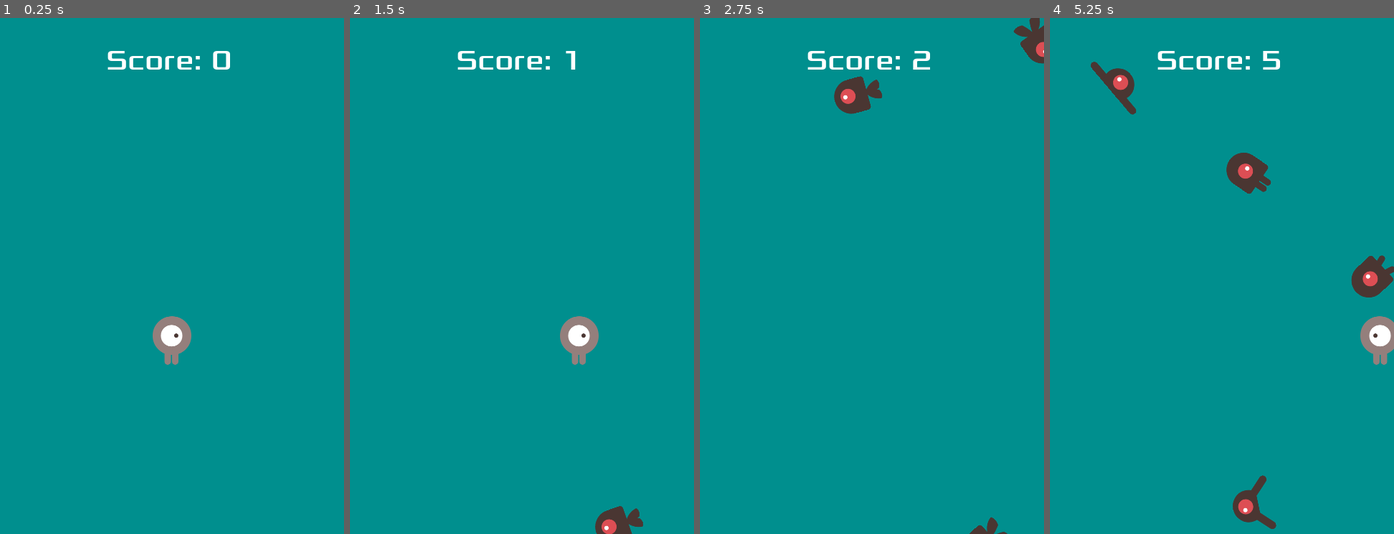
Above: before the commit, frames 1-4 (left to right).
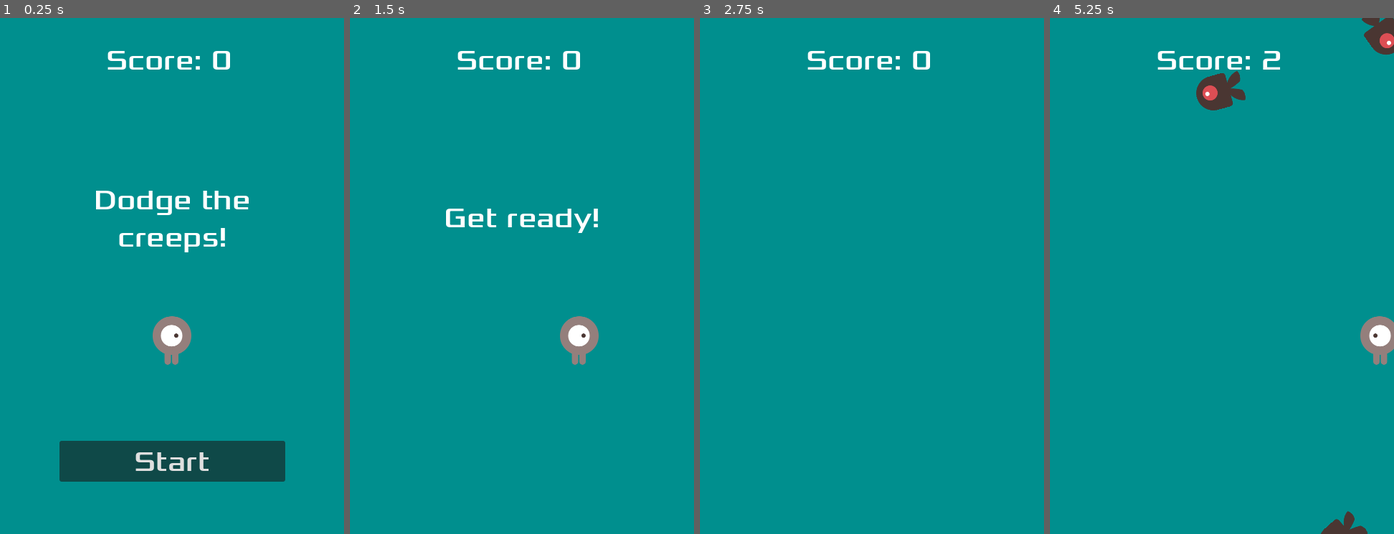
Above: after the commit, the same moments.

Repository: Soremwar/godot_examples
Game: Godot game, scene res://main.tscn
Two runs of this game, one before a commit and one after it. Both use one fixed random seed, a clock stepped at 60 frames per second and the inputs below.
Inputs (mouse positions are in pixels of both pictures, inside the frame that each line leads up to):
- Up to frame 1 (0.25 s): no input
- Up to frame 2 (1.5 s): click (522, 461) at 0.5 s, where only the run after the commit has a clickable "Start"; hold Right (move_right) from 1.28 s (still down)
- Up to frame 3 (2.75 s): release Right (move_right) at 2.03 s; hold Down (move_down) from 2.03 s (still down)
- Up to frame 4 (5.25 s): release Down (move_down) at 2.78 s; hold Right (move_right) 2.78-3.53 s; hold Up (move_up) 3.53-4.28 s; hold Left (move_left) from 4.28 s (still down)

The runs differ from the first frame. In frame 1, 6.3% of the frame differs, in the area x 17-83%, y 33-90%; in frame 2, 1.3%; in frame 3, 1.4%; in frame 4, 4.1%.

Commit message:
by_memory_2d: Complete 2d tutorial by memory

Diff:
--- a/by_memory_2d/UI.gd
+++ b/by_memory_2d/UI.gd
@@ -10,6 +10,5 @@
 func _process(_delta):
 	pass
 
-
 func set_score(score: int):
 	$Score.text = "Score: %d" % score
--- /dev/null
+++ b/by_memory_2d/assets/themes/ui.tres
@@ -0,0 +1,7 @@
+[gd_resource type="Theme" load_steps=2 format=3 uid="uid://djcwpwrybdl2o"]
+
+[ext_resource type="FontFile" uid="uid://bqsbcr0o6g3yo" path="res://assets/fonts/Xolonium-Regular.ttf" id="1_rxf70"]
+
+[resource]
+default_font = ExtResource("1_rxf70")
+default_font_size = 40
--- a/by_memory_2d/main.gd
+++ b/by_memory_2d/main.gd
@@ -2,41 +2,67 @@
 
 var MIN_MOB_SPEED = 150.0
 var MAX_MOB_SPEED = 250.0
+var TITLE = "Dodge the creeps!"
 
 @export var mob_scene: PackedScene
 
 var score: int
 
 
-func update_UI():
+func update_HUD():
 	$UI.set_score(score)
 
 
 func start_game():
 	score = 0
+
+	get_tree().call_group("mobs", "queue_free")
+	$UI/Message.text = "Get ready!"
+	$UI/StartButton.hide()
 	$Player.start($PlayerInitialPosition.position)
-	update_UI()
+	$Music.play()
 
+	# Reflect score reset
+	update_HUD()
+
+	await get_tree().create_timer(2.0).timeout
+
+	$UI/Message.hide()
 	$MobTimer.start()
 	$ScoreTimer.start()
 
 
 func game_over():
+	$Music.stop()
+	$DeathSound.play()
+
 	$MobTimer.stop()
 	$ScoreTimer.stop()
 
+	$UI/Message.text = "Game over"
+	$UI/Message.show()
 
-# Called when the node enters the scene tree for the first time.
-func _ready():
-	start_game()
+	await get_tree().create_timer(2.0).timeout
+
+	$DeathSound.stop()
+	$Player.start($PlayerInitialPosition.position)
+	$Player.show()
+	$UI/Message.text = TITLE
+	$UI/StartButton.show()
 
 
-# Called every frame. 'delta' is the elapsed time since the previous frame.
+func _ready():
+	$Player.start($PlayerInitialPosition.position)
+	$UI/Message.text = TITLE
+
+
 func _process(_delta):
-	update_UI()
+	update_HUD()
 
 
 func _on_player_hit():
+	# Hide it, don't kill it
+	$Player.hide()
 	game_over()
 
 
@@ -61,3 +87,7 @@
 
 func _on_score_timer_timeout():
 	score += 1
+
+
+func _on_button_pressed():
+	start_game()
--- a/by_memory_2d/main.tscn
+++ b/by_memory_2d/main.tscn
@@ -1,14 +1,12 @@
-[gd_scene load_steps=8 format=3 uid="uid://becc7q6vesnvk"]
+[gd_scene load_steps=9 format=3 uid="uid://becc7q6vesnvk"]
 
 [ext_resource type="Script" path="res://main.gd" id="1_0ovi2"]
 [ext_resource type="PackedScene" uid="uid://cpihhhmlit8x8" path="res://player.tscn" id="1_h8gx7"]
 [ext_resource type="PackedScene" uid="uid://biaq88j656pcr" path="res://mob.tscn" id="2_tw6u8"]
 [ext_resource type="Script" path="res://UI.gd" id="3_jcvny"]
-[ext_resource type="FontFile" uid="uid://bqsbcr0o6g3yo" path="res://fonts/Xolonium-Regular.ttf" id="3_ufll7"]
-
-[sub_resource type="Theme" id="Theme_4uw1e"]
-default_font = ExtResource("3_ufll7")
-default_font_size = 40
+[ext_resource type="Theme" uid="uid://djcwpwrybdl2o" path="res://assets/themes/ui.tres" id="4_3e83s"]
+[ext_resource type="AudioStream" uid="uid://du13liqbm065j" path="res://assets/sound/House In a Forest Loop.ogg" id="6_u2d73"]
+[ext_resource type="AudioStream" uid="uid://dyfl5sifhi05j" path="res://assets/sound/gameover.wav" id="7_3s65c"]
 
 [sub_resource type="Curve2D" id="Curve2D_6xypl"]
 _data = {
@@ -38,8 +36,44 @@
 offset_right = 16.0
 offset_bottom = 57.0
 grow_horizontal = 2
-theme = SubResource("Theme_4uw1e")
+theme = ExtResource("4_3e83s")
 text = "Score: 0"
+horizontal_alignment = 1
+vertical_alignment = 1
+
+[node name="Message" type="Label" parent="UI"]
+anchors_preset = 8
+anchor_left = 0.5
+anchor_top = 0.5
+anchor_right = 0.5
+anchor_bottom = 0.5
+offset_left = -175.0
+offset_top = -107.0
+offset_right = 176.0
+offset_bottom = -55.0
+grow_horizontal = 2
+grow_vertical = 2
+theme = ExtResource("4_3e83s")
+text = "Azopotamadre
+"
+horizontal_alignment = 1
+vertical_alignment = 1
+autowrap_mode = 2
+
+[node name="StartButton" type="Button" parent="UI"]
+anchors_preset = 7
+anchor_left = 0.5
+anchor_top = 1.0
+anchor_right = 0.5
+anchor_bottom = 1.0
+offset_left = -157.5
+offset_top = -130.0
+offset_right = 157.5
+offset_bottom = -73.0
+grow_horizontal = 2
+grow_vertical = 0
+theme = ExtResource("4_3e83s")
+text = "Start"
 
 [node name="Player" parent="." instance=ExtResource("1_h8gx7")]
 position = Vector2(0, 0)
@@ -57,6 +91,13 @@
 [node name="PlayerInitialPosition" type="Marker2D" parent="."]
 position = Vector2(240, 450)
 
+[node name="Music" type="AudioStreamPlayer" parent="."]
+stream = ExtResource("6_u2d73")
+
+[node name="DeathSound" type="AudioStreamPlayer" parent="."]
+stream = ExtResource("7_3s65c")
+
+[connection signal="pressed" from="UI/StartButton" to="." method="_on_button_pressed"]
 [connection signal="hit" from="Player" to="." method="_on_player_hit"]
 [connection signal="timeout" from="MobTimer" to="." method="_on_mob_timer_timeout"]
 [connection signal="timeout" from="ScoreTimer" to="." method="_on_score_timer_timeout"]
--- a/by_memory_2d/mob.tscn
+++ b/by_memory_2d/mob.tscn
@@ -1,12 +1,12 @@
 [gd_scene load_steps=10 format=3 uid="uid://biaq88j656pcr"]
 
 [ext_resource type="Script" path="res://mob.gd" id="1_3aw0w"]
-[ext_resource type="Texture2D" uid="uid://cr7g5ro8fw7gq" path="res://art/enemyFlyingAlt_1.png" id="1_w5qsh"]
-[ext_resource type="Texture2D" uid="uid://8appi326bme7" path="res://art/enemyFlyingAlt_2.png" id="2_dswdx"]
-[ext_resource type="Texture2D" uid="uid://cb6fd6xhdl0ft" path="res://art/enemySwimming_1.png" id="3_khqms"]
-[ext_resource type="Texture2D" uid="uid://csfqg462vmcgv" path="res://art/enemySwimming_2.png" id="4_smr5e"]
-[ext_resource type="Texture2D" uid="uid://b2o510ionr0ub" path="res://art/enemyWalking_1.png" id="5_u2m7l"]
-[ext_resource type="Texture2D" uid="uid://cj6i7m3ty4kup" path="res://art/enemyWalking_2.png" id="6_ni118"]
+[ext_resource type="Texture2D" uid="uid://cr7g5ro8fw7gq" path="res://assets/art/enemyFlyingAlt_1.png" id="1_w5qsh"]
+[ext_resource type="Texture2D" uid="uid://8appi326bme7" path="res://assets/art/enemyFlyingAlt_2.png" id="2_dswdx"]
+[ext_resource type="Texture2D" uid="uid://cb6fd6xhdl0ft" path="res://assets/art/enemySwimming_1.png" id="3_khqms"]
+[ext_resource type="Texture2D" uid="uid://csfqg462vmcgv" path="res://assets/art/enemySwimming_2.png" id="4_smr5e"]
+[ext_resource type="Texture2D" uid="uid://b2o510ionr0ub" path="res://assets/art/enemyWalking_1.png" id="5_u2m7l"]
+[ext_resource type="Texture2D" uid="uid://cj6i7m3ty4kup" path="res://assets/art/enemyWalking_2.png" id="6_ni118"]
 
 [sub_resource type="SpriteFrames" id="SpriteFrames_aoidw"]
 animations = [{
--- a/by_memory_2d/player.gd
+++ b/by_memory_2d/player.gd
@@ -45,4 +45,3 @@
 func _on_body_entered(body: Node2D):
 	if body.is_in_group("mobs"):
 		hit.emit()
-		queue_free()
--- a/by_memory_2d/player.tscn
+++ b/by_memory_2d/player.tscn
@@ -1,10 +1,10 @@
 [gd_scene load_steps=8 format=3 uid="uid://cpihhhmlit8x8"]
 
 [ext_resource type="Script" path="res://player.gd" id="1_7ohtc"]
-[ext_resource type="Texture2D" uid="uid://dgmr4ait7onua" path="res://art/playerGrey_up1.png" id="1_q5ag5"]
-[ext_resource type="Texture2D" uid="uid://cryksmtokwp76" path="res://art/playerGrey_up2.png" id="2_yurx4"]
-[ext_resource type="Texture2D" uid="uid://bao87wmwtd8mq" path="res://art/playerGrey_walk1.png" id="3_v26qy"]
-[ext_resource type="Texture2D" uid="uid://bfd5lptvxq761" path="res://art/playerGrey_walk2.png" id="4_lu6bp"]
+[ext_resource type="Texture2D" uid="uid://dgmr4ait7onua" path="res://assets/art/playerGrey_up1.png" id="1_q5ag5"]
+[ext_resource type="Texture2D" uid="uid://cryksmtokwp76" path="res://assets/art/playerGrey_up2.png" id="2_yurx4"]
+[ext_resource type="Texture2D" uid="uid://bao87wmwtd8mq" path="res://assets/art/playerGrey_walk1.png" id="3_v26qy"]
+[ext_resource type="Texture2D" uid="uid://bfd5lptvxq761" path="res://assets/art/playerGrey_walk2.png" id="4_lu6bp"]
 
 [sub_resource type="CapsuleShape2D" id="CapsuleShape2D_p1uxv"]
 radius = 27.0
Not shown, removed: by_memory_2d/art/House In a Forest Loop.ogg.import
Renamed: by_memory_2d/art/enemyFlyingAlt_1.png -> by_memory_2d/assets/art/enemyFlyingAlt_1.png
Not shown, changed: by_memory_2d/assets/art/enemyFlyingAlt_1.png.import
Renamed: by_memory_2d/art/enemyFlyingAlt_2.png -> by_memory_2d/assets/art/enemyFlyingAlt_2.png
Not shown, changed: by_memory_2d/assets/art/enemyFlyingAlt_2.png.import
Renamed: by_memory_2d/art/enemySwimming_1.png -> by_memory_2d/assets/art/enemySwimming_1.png
Not shown, changed: by_memory_2d/assets/art/enemySwimming_1.png.import
Renamed: by_memory_2d/art/enemySwimming_2.png -> by_memory_2d/assets/art/enemySwimming_2.png
Not shown, changed: by_memory_2d/assets/art/enemySwimming_2.png.import
Renamed: by_memory_2d/art/enemyWalking_1.png -> by_memory_2d/assets/art/enemyWalking_1.png
Not shown, changed: by_memory_2d/assets/art/enemyWalking_1.png.import
Renamed: by_memory_2d/art/enemyWalking_2.png -> by_memory_2d/assets/art/enemyWalking_2.png
(and 17 more such lines)
